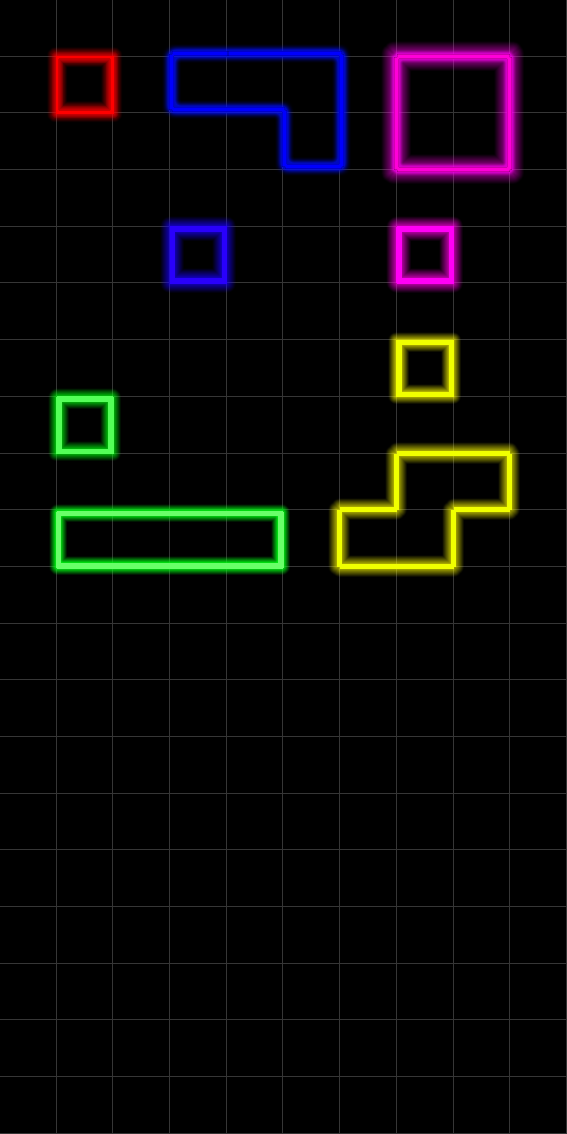
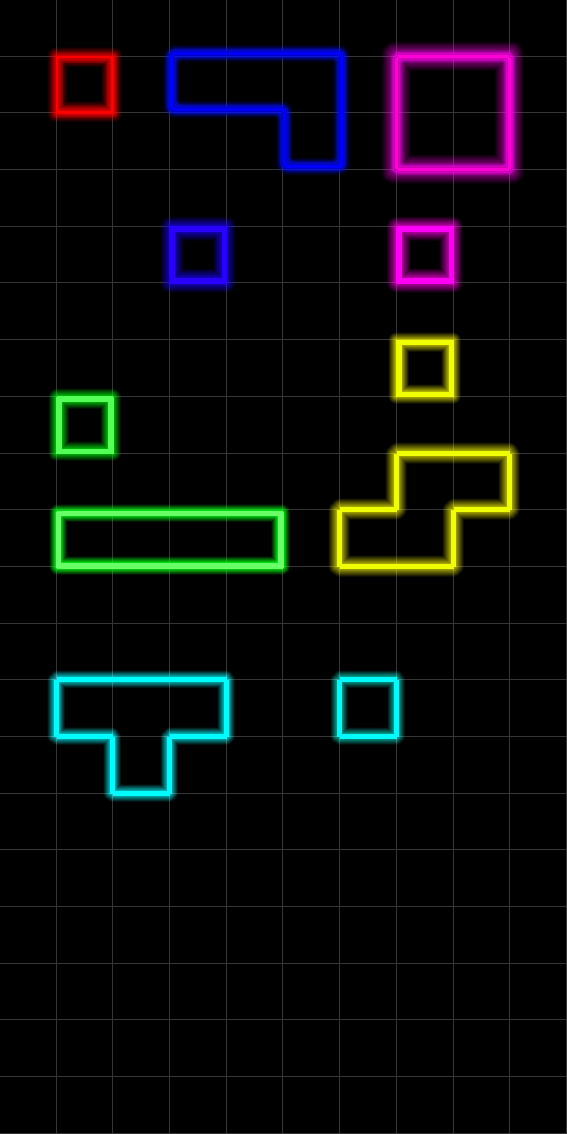
Two versions of the same layered image (567px x 1134px). Layer-by-layer changes:
added layer "Shape 1" above "T sky blue" over [337, 677, 399, 739]
added layer "T sky blue" above "1. red" over [54, 677, 229, 796]
